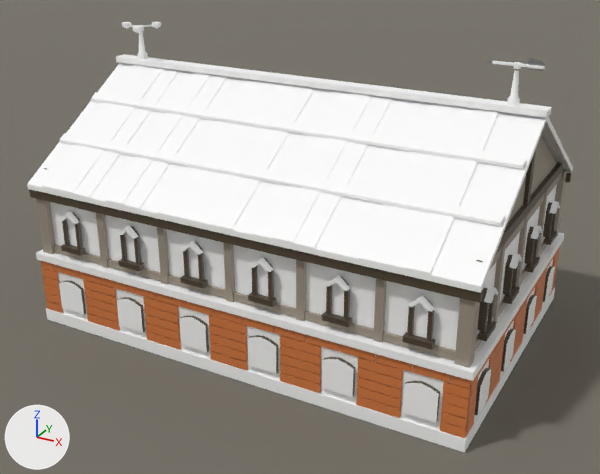
The Blender file src/DeepFrontier/Art/Source/PublicHealthLab-ReferenceStudy.blend as it was, and as the next commit left it.
Rendered twice from a 50 mm camera at (1.99, -11.28, 5.71) aimed at (-2.98, -2.24, 1.19). Every picture has the same lights, and +X, +Y and +Z are marked at lower left. The older version comes first.

Script lines for the objects in view, before the commit:
```python
ob_plane = bpy.data.objects.new('Plane', me_plane)
ob_plane.location = (0.0, 0.0, -0.04)
ob_publichealthlab_architecture = bpy.data.objects.new('PublicHealthLab.Architecture', me_publichealthlab_architecture)
ob_publichealthlab_architecture.location = (0.0, 0.0, 0.0)
```
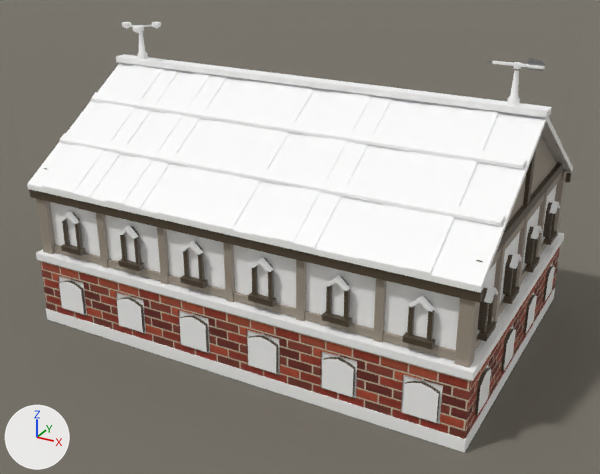
Boxes [x1, y1, x2, y2] around the edits, measured in the pictures (600 x 474 px; the box of a moved part takes in the faces that stretch with it):
part 1 of me_publichealthlab_architecture, added
    after: [46, 304, 466, 439]
part 2 of me_publichealthlab_architecture, added (red)
    after: [440, 386, 470, 433]
part 3 of me_publichealthlab_architecture, moved or reshaped
    before: [357, 377, 402, 399]
    after: [356, 361, 403, 413]
part 4 of me_publichealthlab_architecture, moved or reshaped
    before: [280, 354, 321, 375]
    after: [279, 339, 322, 388]
part 5 of me_publichealthlab_architecture, moved or reshaped
    before: [210, 333, 247, 353]
    after: [208, 319, 248, 366]
part 6 of me_publichealthlab_architecture, moved or reshaped
    before: [145, 314, 180, 332]
    after: [143, 300, 181, 345]
part 7 of me_publichealthlab_architecture, moved or reshaped
    before: [85, 297, 118, 314]
    after: [83, 283, 120, 326]
part 8 of me_publichealthlab_architecture, added (red)
    after: [42, 271, 62, 308]
part 9 of me_publichealthlab_architecture, added
    after: [466, 284, 555, 437]
part 10 of me_publichealthlab_architecture, deleted
    before: [41, 246, 560, 438]
part 11 of me_publichealthlab_architecture, built on
    before: [42, 268, 471, 399]
    after: [40, 246, 560, 432]

What changed in the scene script:
```text
Add img_dfindustrial06_basecolor_png:
    img_dfindustrial06_basecolor_png = load_image('DFIndustrial06.BaseColor.png', '../../AssetBundles/Resources/Materials/DeepFrontierIndustrial/DFIndustrial06.BaseColor.png', 512, 512, 'sRGB')
Add mat_referencebrick:
    mat_referencebrick = bpy.data.materials.new('ReferenceBrick')
    # colours: white #ffffff
    # uses the picture img_dfindustrial06_basecolor_png
Change me_publichealthlab_architecture:
    used by ob_publichealthlab_architecture; location = (0.0, 0.0, 0.0)
    remove me_publichealthlab_architecture.from_pydata(...)  # 5876 vertices, 3107 faces; spans x -6.06..0.06, y -4.05..0.25, z -0.03..3.67
    add me_publichealthlab_architecture.from_pydata(...)  # 4956 vertices, 2525 faces; spans x -6.06..0.06, y -4.05..0.25, z -0.03..3.67
    me_publichealthlab_architecture part 1: a new loose piece, a box spanning x -6.02..0.02, y -4.02..-3.994, z 0.14..0.219, in mat_referencebrick
    me_publichealthlab_architecture part 2: a new loose piece, a box spanning x -0.272..0.02, y -4.02..-3.994, z 0.219..0.721, in mat_referencebrick
    me_publichealthlab_architecture part 3: the loose piece of 8 vertices spanning x -1.27..-0.73, y -4.02..-3.99, z 0.4..0.51 is scaled about its middle by (1.02, 1, 4.38), then moved by (0.0, 0.0, 0.01), in mat_referencebrick
    me_publichealthlab_architecture part 4: the loose piece of 8 vertices spanning x -2.27..-1.73, y -4.02..-3.99, z 0.4..0.51 is scaled about its middle by (1.02, 1, 4.38), then moved by (0.0, 0.0, 0.01), in mat_referencebrick
    me_publichealthlab_architecture part 5: the loose piece of 8 vertices spanning x -3.27..-2.73, y -4.02..-3.99, z 0.4..0.51 is scaled about its middle by (1.02, 1, 4.38), then moved by (0.0, 0.0, 0.01), in mat_referencebrick
    me_publichealthlab_architecture part 6: the loose piece of 8 vertices spanning x -4.27..-3.73, y -4.02..-3.99, z 0.4..0.51 is scaled about its middle by (1.02, 1, 4.38), then moved by (0.0, 0.0, 0.01), in mat_referencebrick
    me_publichealthlab_architecture part 7: the loose piece of 8 vertices spanning x -5.27..-4.73, y -4.02..-3.99, z 0.4..0.51 is scaled about its middle by (1.02, 1, 4.38), then moved by (0.0, 0.0, 0.01), in mat_referencebrick
    me_publichealthlab_architecture part 8: a new loose piece, a box spanning x -6.02..-5.728, y -4.02..-3.994, z 0.219..0.721, in mat_referencebrick
    me_publichealthlab_architecture part 9: a new loose piece, a box spanning x -0.006..0.02, y -3.994..-0.006, z 0.14..0.219, in mat_referencebrick
    me_publichealthlab_architecture part 10: 136 loose pieces with 1088 vertices, spanning x -6.02..0.02, y -4.02..0.02, z 0.15..0.89, are deleted
    me_publichealthlab_architecture part 11: 56 vertices removed from x -6.02..0.01, y -4.02..0.02, z 0.15..0.89; 128 vertices added at x -6.02..0.02, y -4.02..0.02, z 0.14..0.9
    other edits to the shape of me_publichealthlab_architecture do not show in these pictures
    add me_publichealthlab_architecture.materials.append(mat_referencebrick)
```
